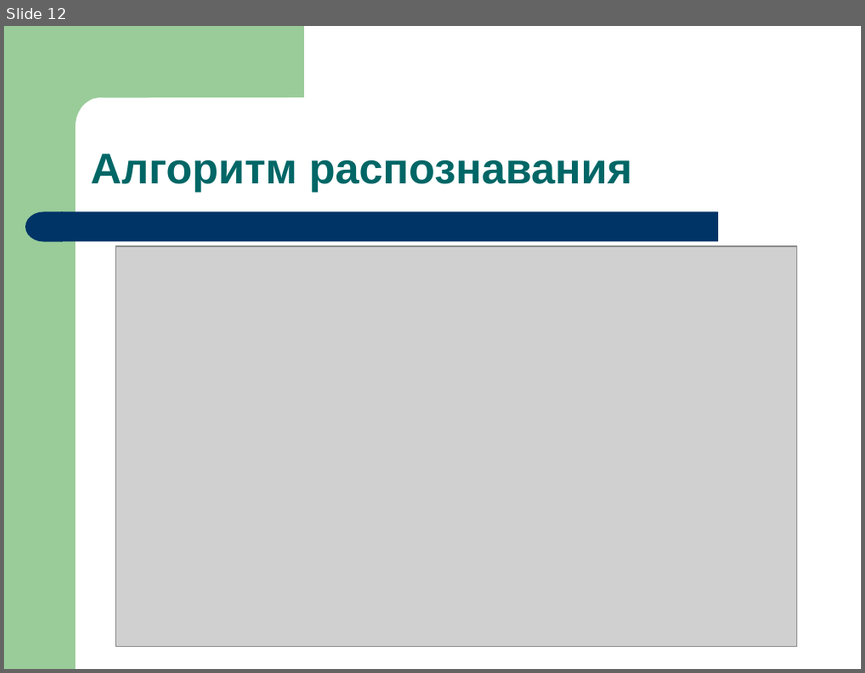
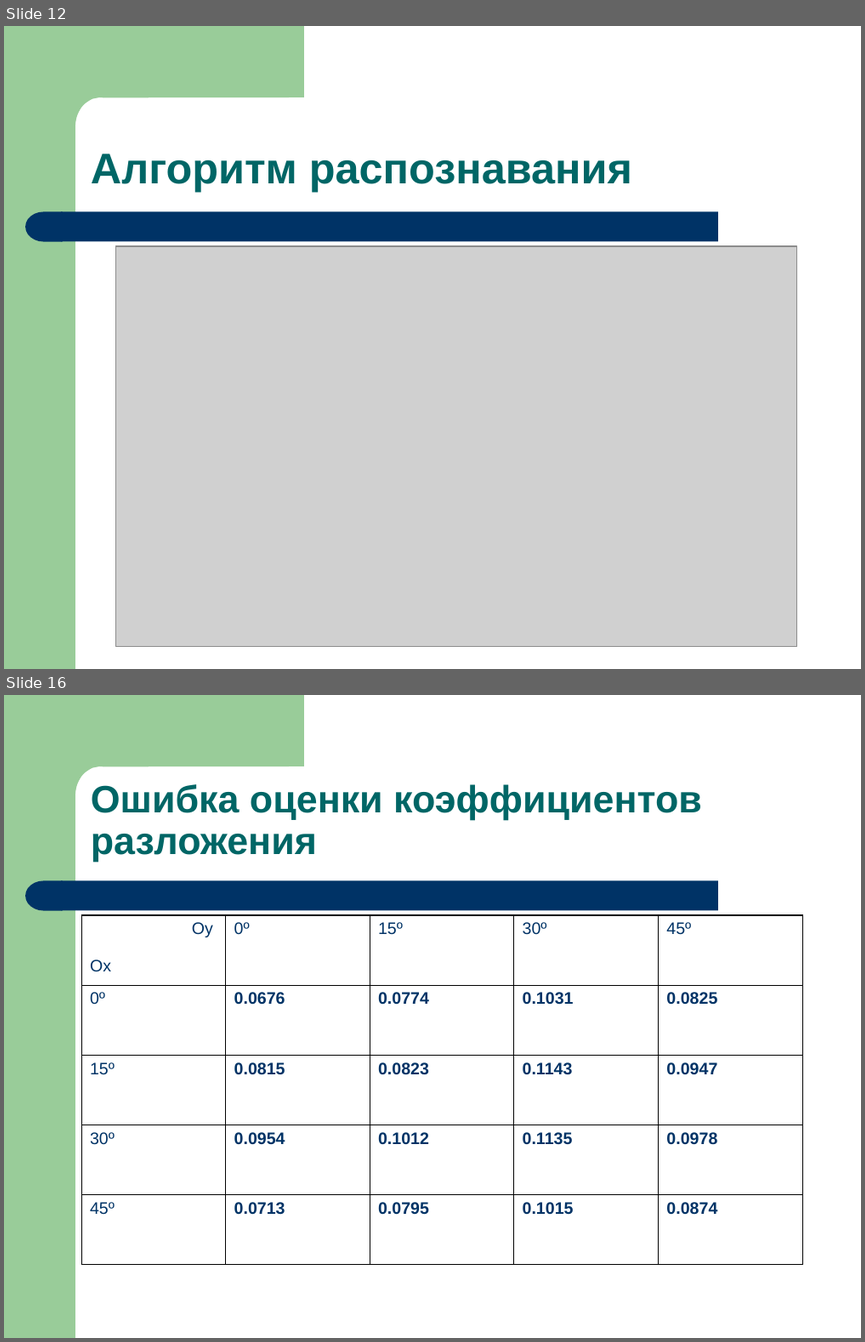
Before and after one commit to iskra-vitaly/mdiser, a slide deck: defend/present/Iskra.V.V.Defence.ppt. Shown one above the other, each under a label of ours: slide 12 before the commit, slides 12 and 16 after it; the slides between them are not shown. The pictures are 865x673 and 865x1342 pixels, drawn with LibreOffice and Linux fonts; fonts in the diff are those of the drawing; grey boxes stand for pictures. Boxes give left, top, right and bottom in pixels: in the first picture for what was removed or moved away, otherwise in the second. Text is boxed around its words. In the diff, an @@ line names an element or a change of style, - is before the commit and + after.

```diff
--- a/defend/present/Iskra.V.V.Defence.ppt
+++ b/defend/present/Iskra.V.V.Defence.ppt
@@ slide 16 added at bbox=[4, 695, 861, 1338], background #FFFFFF; not listed: 4 template elements that a slide beside it also shows @@
@@ text added at bbox=[91, 784, 702, 862], 32 pt, text #006666, bold @@
+Ошибка оценки коэффициентов разложения
@@ table added at bbox=[81, 915, 800, 1264], 5 rows, 5 columns @@
+Oy / Ox | 0º | 15º | 30º | 45º
+0º | 0.0676 | 0.0774 | 0.1031 | 0.0825
+15º | 0.0815 | 0.0823 | 0.1143 | 0.0947
+30º | 0.0954 | 0.1012 | 0.1135 | 0.0978
+45º | 0.0713 | 0.0795 | 0.1015 | 0.0874
```
Also in this commit, not shown: 1 slide changed, 7 other slides added, 2 other files.
